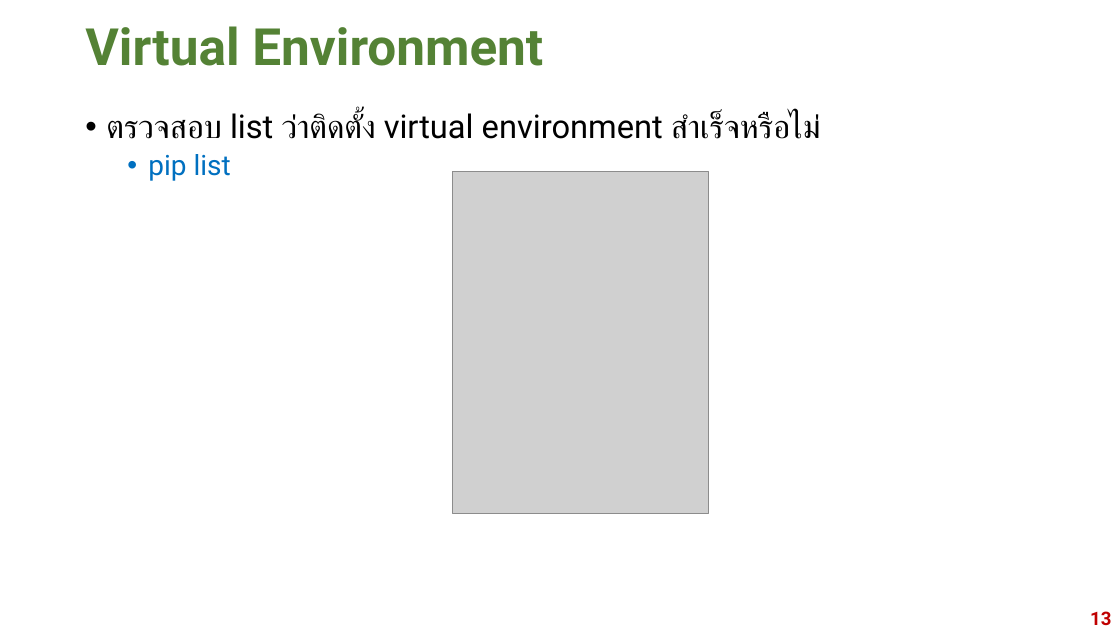
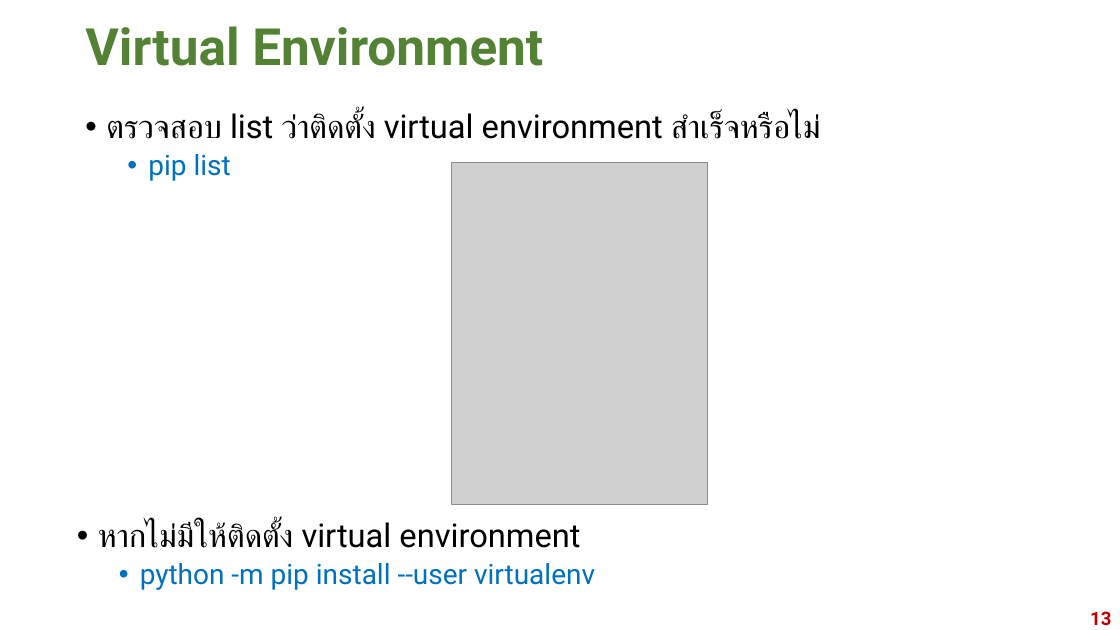
Before and after one commit to ratchakoonprn/Django50Hours, a slide deck: slide 13 of PPT/EP1-2020-05-25.pptx. Drawn at 1120x630 pixels with LibreOffice and Linux fonts; fonts in the diff are those of the drawing; grey boxes stand for pictures. Boxes give left, top, right and bottom in pixels: in the first picture for what was removed or moved away, otherwise in the second. Text is boxed around its words. In the diff, an @@ line names an element or a change of style, - is before the commit and + after.

```diff
--- a/PPT/EP1-2020-05-25.pptx
+++ b/PPT/EP1-2020-05-25.pptx
@@ picture: place and size @@
-picture at [453,171,709,513]
+picture at [451,162,707,504]
@@ text added at [98,522,595,590], 28 pt, text #000000 @@
+• หากไม่มีให้ติดตั้ง virtual environment
+  • python -m pip install --user virtualenv
```
Also in this commit, not shown: 1 other slide changed, 4 other files.
